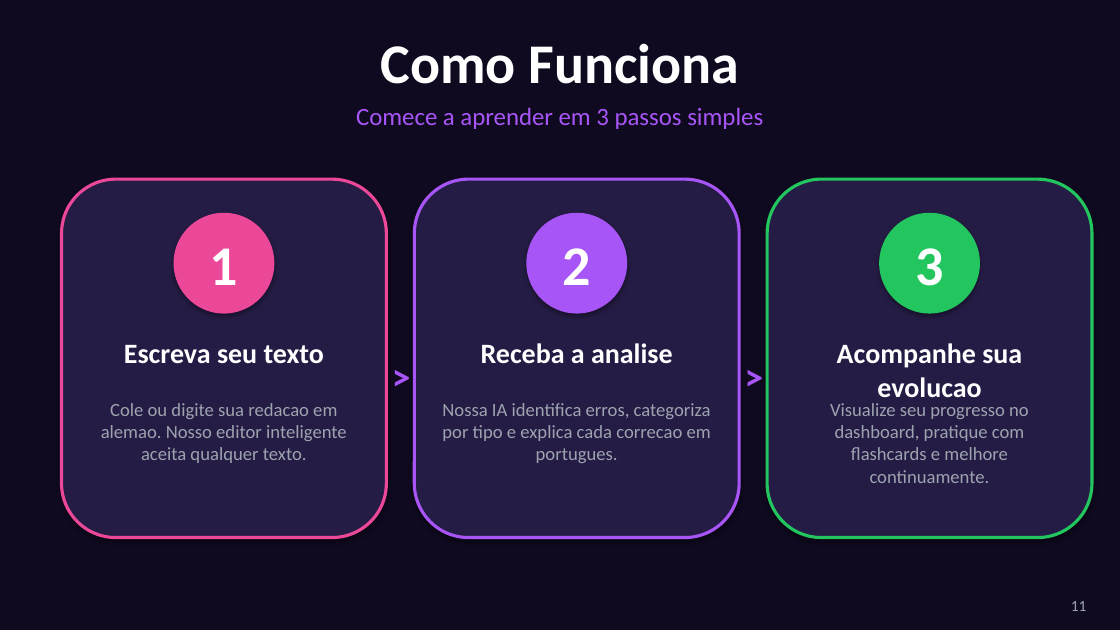
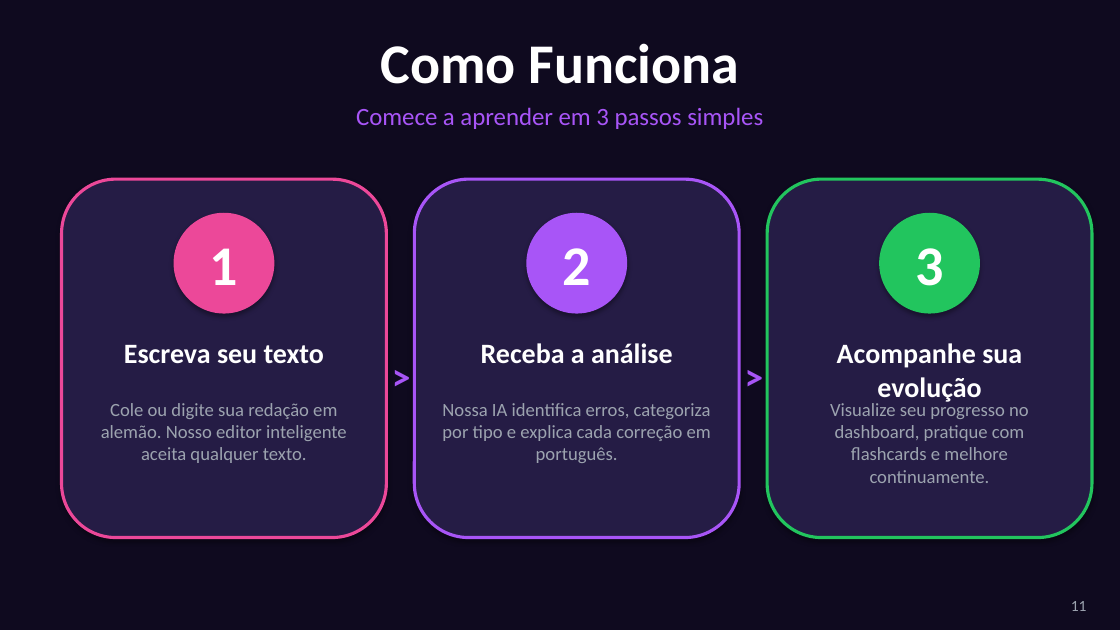
Before and after one commit to ImmoNeural/Correctmemycleverbot, a slide deck: slide 11 of CorrectMe_Apresentacao.pptx. Drawn at 1120x630 pixels with LibreOffice and Linux fonts; fonts in the diff are those of the drawing. Boxes give left, top, right and bottom in pixels: in the first picture for what was removed or moved away, otherwise in the second. Text is boxed around its words. In the diff, an @@ line names an element or a change of style, - is before the commit and + after.

```diff
--- a/CorrectMe_Apresentacao.pptx
+++ b/CorrectMe_Apresentacao.pptx
@@ text at [481, 343, 673, 364]: text changed @@
-Receba a analise
+Receba a análise
@@ text at [837, 343, 1022, 404]: text changed @@
-Acompanhe sua evolucao
+Acompanhe sua evolução
@@ text at [101, 403, 347, 463]: text changed @@
-Cole ou digite sua redacao em alemao. Nosso editor inteligente aceita qualquer texto.
+Cole ou digite sua redação em alemão. Nosso editor inteligente aceita qualquer texto.
@@ text at [442, 403, 711, 463]: text changed @@
-Nossa IA identifica erros, categoriza por tipo e explica cada correcao em portugues.
+Nossa IA identifica erros, categoriza por tipo e explica cada correção em português.
```
Also in this commit, not shown: 14 other slides changed, 1 other file.
